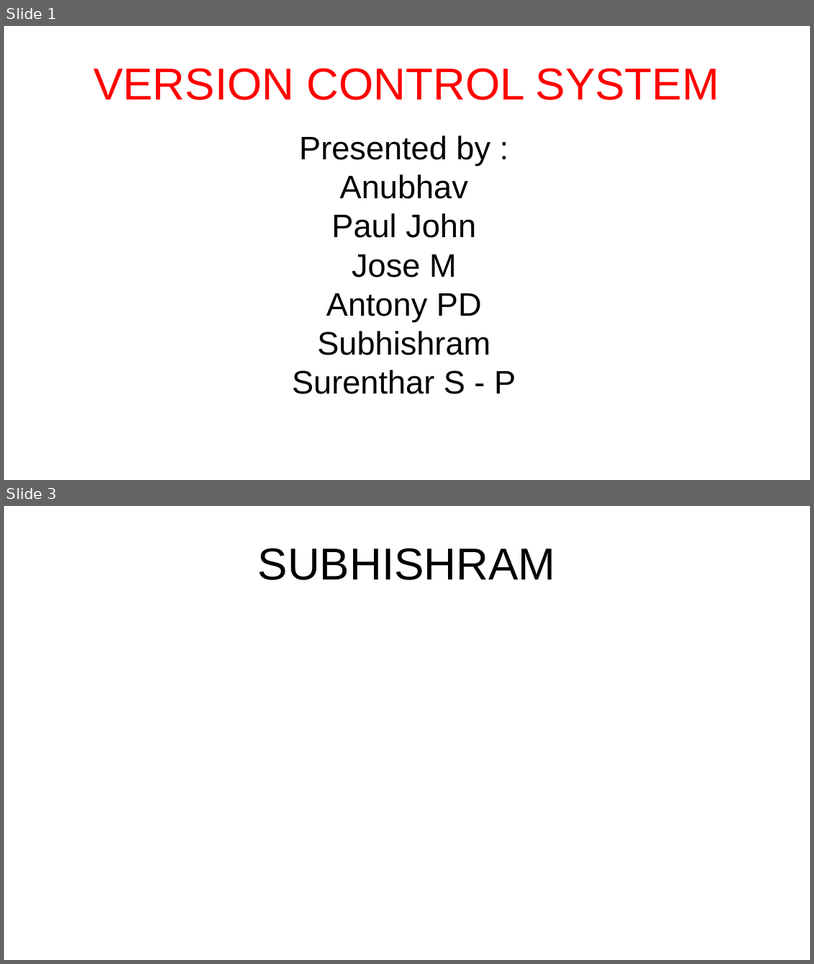
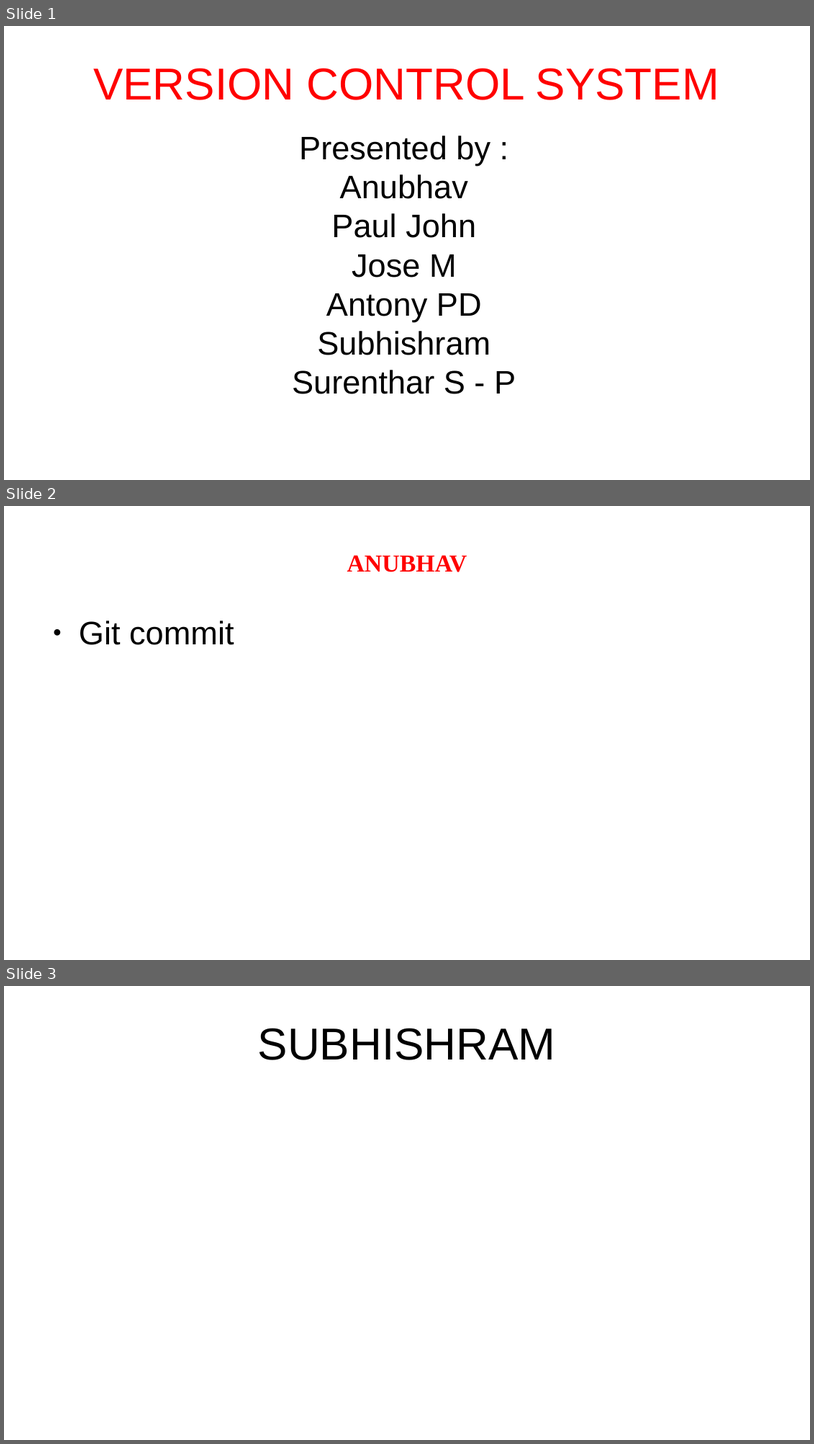
Before and after one commit to anubhavAnora/presentation, a slide deck: Presentation.odp. Shown one above the other, each under a label of ours: slides 1 and 3 before the commit, slides 1, 2 and 3 after it; the slides between them are not shown. The pictures are 814x964 and 814x1444 pixels, drawn with LibreOffice and Linux fonts; fonts in the diff are those of the drawing. Boxes give left, top, right and bottom in pixels: in the first picture for what was removed or moved away, otherwise in the second. Text is boxed around its words. In the diff, an @@ line names an element or a change of style, - is before the commit and + after.

Commit message:
adding git commit

```diff
--- a/Presentation.odp
+++ b/Presentation.odp
@@ slide 2 added at (4, 506, 810, 960), background #FFFFFF @@
@@ title added at (347, 555, 468, 572), 24 pt, text #FF0000, bold @@
+ANUBHAV
@@ text added at (79, 620, 234, 645), 32 pt, text #000000 @@
+● Git commit
```
Also in this commit, not shown: 1 slide removed.
